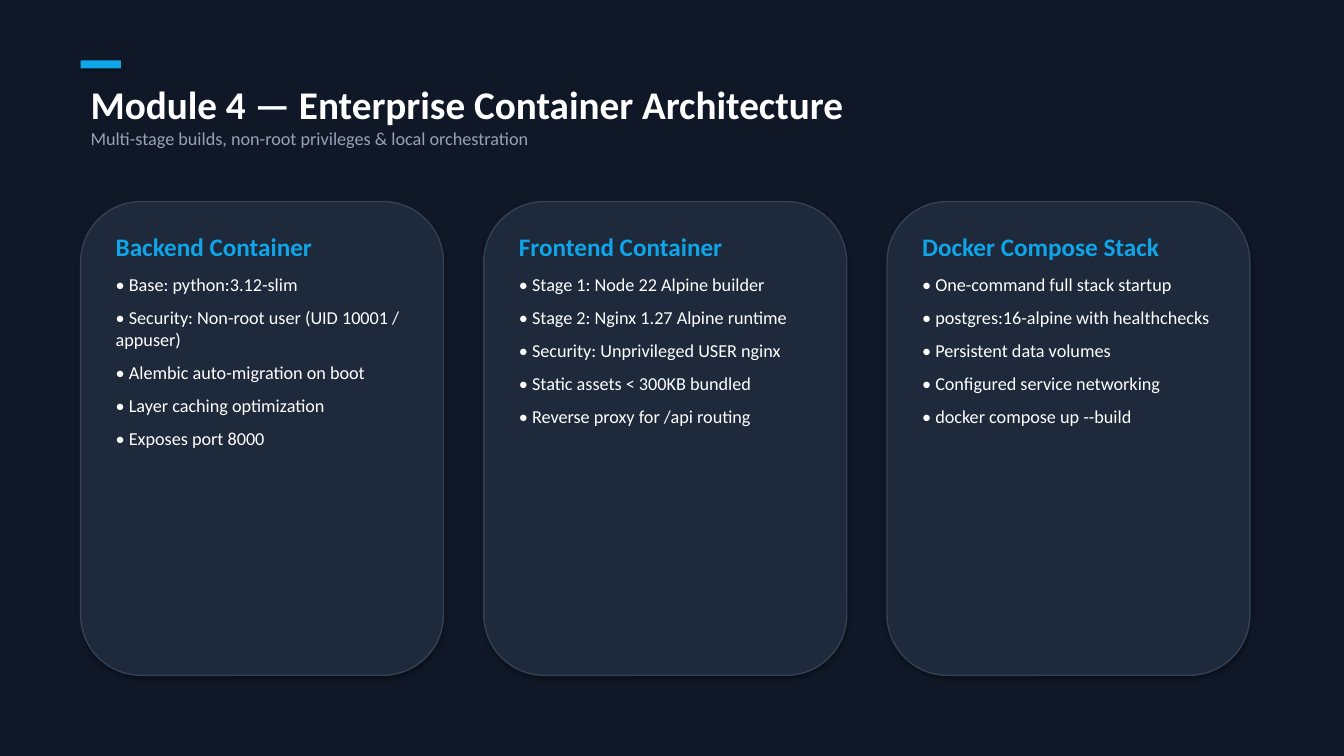
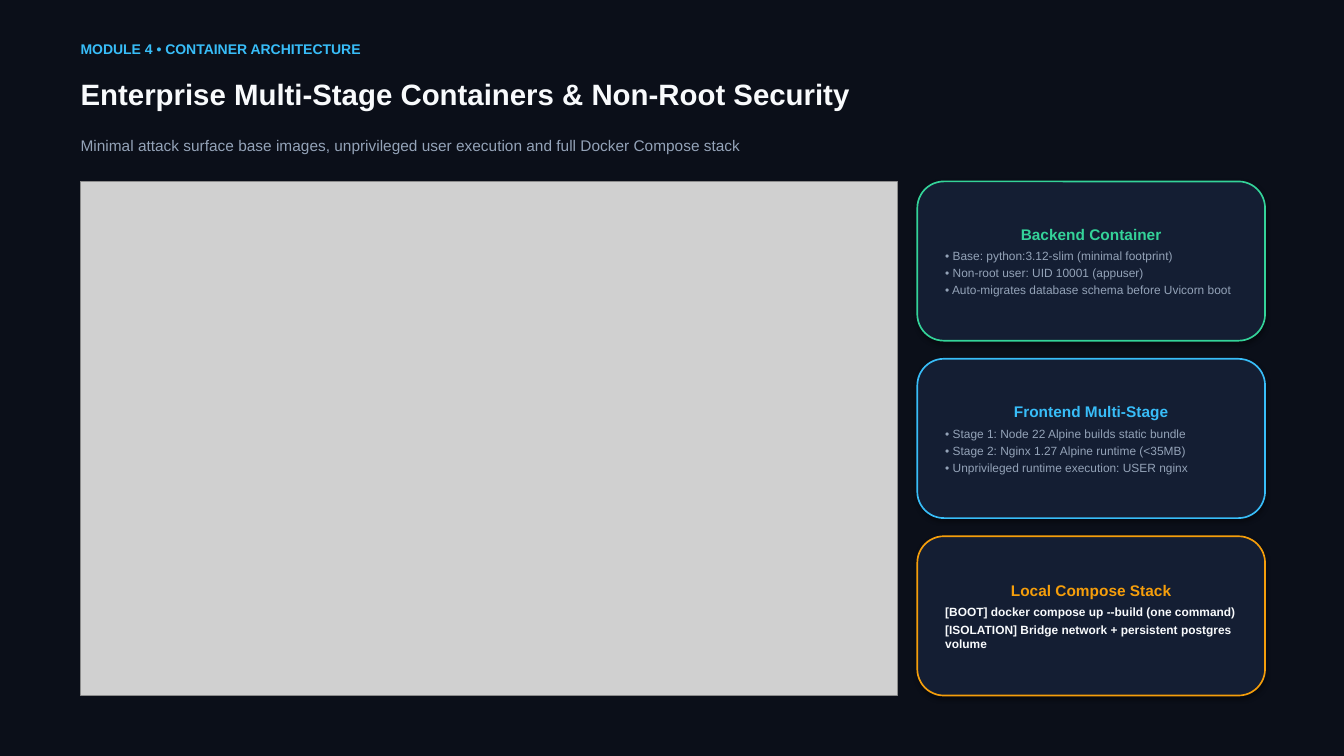
Before and after one commit to Oj2AS7/devops_project, a slide deck: slide 5 of demo/TaskBoard_DevOps_Presentation.pptx. Drawn at 1344x756 pixels with LibreOffice and Linux fonts; fonts in the diff are those of the drawing; grey boxes stand for pictures. Boxes give left, top, right and bottom in pixels: in the first picture for what was removed or moved away, otherwise in the second. Text is boxed around its words. In the diff, an @@ line names an element or a change of style, - is before the commit and + after.

Commit message:
feat(demo): update presentation deck with diagrams and add command execution walkthrough video

```diff
--- a/demo/TaskBoard_DevOps_Presentation.pptx
+++ b/demo/TaskBoard_DevOps_Presentation.pptx
@@ rectangle at [0, 0, 1344, 756]: fill #101828 to #0B0F19; outline #101828 0.75 pt to none @@
@@ text added at [81, 44, 361, 54], 10 pt, text #38BDF8, bold @@
+MODULE 4 • CONTAINER ARCHITECTURE
@@ text at [81, 83, 849, 110]: text changed; size 13 to 21 pt; font Calibri to Arial; text colour #94A3B8 to #F8FAFC; bold on @@
-Module 4 — Enterprise Container Architecture
-Multi-stage builds, non-root privileges & local orchestration
+Enterprise Multi-Stage Containers & Non-Root Security
@@ rectangle removed at [81, 60, 121, 69] @@
@@ text added at [81, 140, 740, 154], 11 pt, text #94A3B8 @@
+Minimal attack surface base images, unprivileged user execution and full Docker Compose stack
@@ rounded rectangle removed at [81, 202, 444, 676] @@
@@ picture added at [81, 181, 897, 696] @@
@@ rounded rectangle removed at [484, 202, 847, 676] @@
@@ rounded rectangle added at [918, 181, 1265, 341], fill #141E33, outline #34D399 1.2 pt, 8.5 pt, text #94A3B8 @@
+Backend Container
+• Base: python:3.12-slim (minimal footprint)
+• Non-root user: UID 10001 (appuser)
+• Auto-migrates database schema before Uvicorn boot
@@ text removed at [116, 238, 388, 448] @@
-Backend Container
-• Base: python:3.12-slim
-• Security: Non-root user (UID 10001 / appuser)
-• Alembic auto-migration on boot
-• Layer caching optimization
-• Exposes port 8000
@@ text removed at [922, 238, 1209, 426] @@
-Docker Compose Stack
-• One-command full stack startup
-• postgres:16-alpine with healthchecks
-• Persistent data volumes
-• Configured service networking
-• docker compose up --build
@@ rounded rectangle "Frontend Multi-Stage": place and size @@
-rounded rectangle "Frontend Multi-Stage" at [519, 238, 787, 426]
+rounded rectangle "Frontend Multi-Stage" at [918, 359, 1265, 518]
@@ rounded rectangle "Frontend Multi-Stage" at [918, 359, 1265, 518]: vertical alignment top to middle; fill none to #141E33; outline none to #38BDF8 1.2 pt; shadow on @@
@@ text in rounded rectangle at [953, 406, 1187, 475]: text changed; size 13 to 8.5 pt; font Calibri to Arial; text colour #FFFFFF to #94A3B8 @@
-Frontend Container
-• Stage 1: Node 22 Alpine builder
-• Stage 2: Nginx 1.27 Alpine runtime
-• Security: Unprivileged USER nginx
-• Static assets < 300KB bundled
-• Reverse proxy for /api routing
+Frontend Multi-Stage
+• Stage 1: Node 22 Alpine builds static bundle
+• Stage 2: Nginx 1.27 Alpine runtime (<35MB)
+• Unprivileged runtime execution: USER nginx
@@ rounded rectangle "Local Compose Stack": place and size @@
-rounded rectangle "Local Compose Stack" at [887, 202, 1250, 676]
+rounded rectangle "Local Compose Stack" at [918, 536, 1265, 696]
@@ rounded rectangle "Local Compose Stack" at [918, 536, 1265, 696]: fill #1E293B to #141E33; outline #334155 1 pt to #F59E0B 1.2 pt @@
@@ text in rounded rectangle at [945, 585, 1235, 648]: text added @@
+Local Compose Stack
+[BOOT] docker compose up --build (one command)
+[ISOLATION] Bridge network + persistent postgres volume
```
Also in this commit, not shown: 5 other slides changed, 4 slides added, 4 slides removed, 22 other files.
